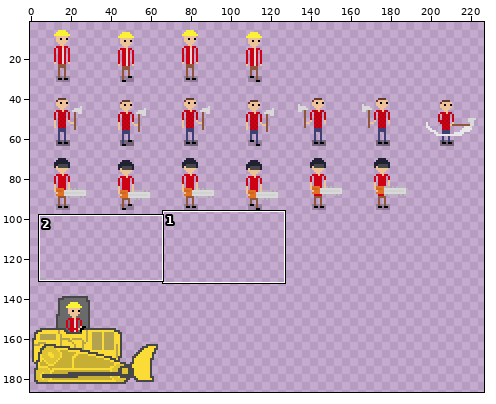
Sprite sheet, stored at assets/zlobnezi.png. Above: a wide view before the commit, with the close-up outlined.
Close-up. Earlier state:
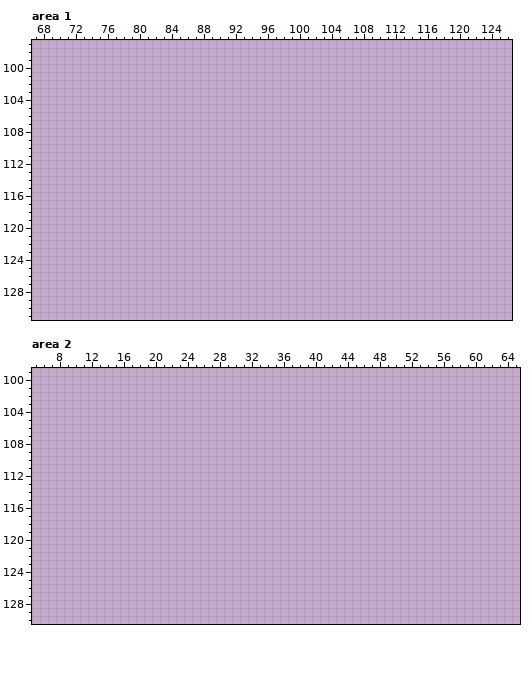
The file is 256x192 pixels. Colours within 5 levels of each other are drawn and written as one. Shown: area 1: x 67..126, y 97..131; area 2: x 5..65, y 99..130. The wide view leaves out empty margins.
And afterwards:
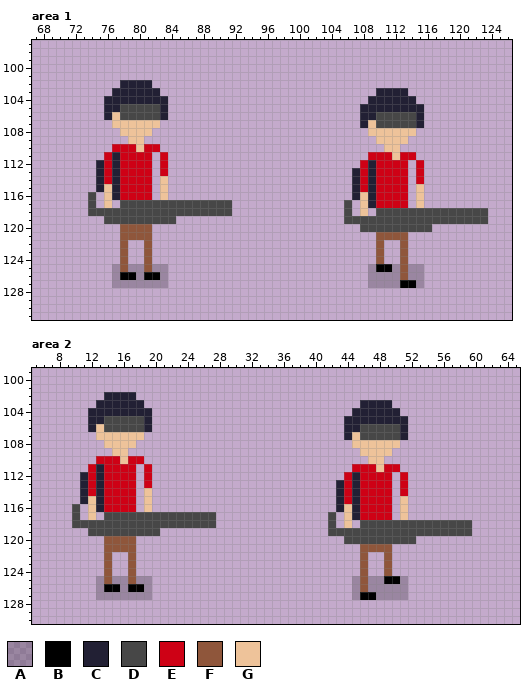
Palette (. is transparent): A #00000036  B #000000  C #222034  D #474747  E #ce0115  F #8f563b  G #eec39a
Diff:
Changed rows in their new state; - is an unchanged pixel.
Area 1:
first column x 74:
102 ----CCCC------------------------------------------
103 ---CCCCCC---------------------------CCCC----------
104 --CCCCCCCC-------------------------CCCCCC---------
105 --CCDDDDDC------------------------CCCCCCCC--------
106 --CGDDDDDC------------------------CCDDDDDC--------
107 ---GGGGGG-------------------------CGDDDDDC--------
108 ----GGGG---------------------------GGGGGG---------
109 -----GG-----------------------------GGGG----------
110 ---EEEGEE----------------------------GG-----------
111 --ECEEEE-E-------------------------EEEGEE---------
112 -CECEEEE-E------------------------ECEEEE-E--------
113 -CECEEEE-E-----------------------CECEEEE-E--------
114 -CECEEEE-G-----------------------CECEEEE-E--------
115 -CGCEEEE-G-----------------------CECEEEE-G--------
116 D-GCEEEE-G-----------------------CGCEEEE-G--------
117 D-G-DDDDDDDDDDDDDD--------------D-GCEEEE-G--------
118 DDDDDDDDDDDDDDDDDD--------------D-G-DDDDDDDDDDDDDD
119 --DDDDDDDDD---------------------DDDDDDDDDDDDDDDDDD
120 ----FFFF--------------------------DDDDDDDDD-------
121 ----FFFF----------------------------FFFF----------
122 ----F--F----------------------------F--F----------
123 ----F--F----------------------------F--F----------
124 ----F--F----------------------------F--F----------
125 ---AFAAFAA-------------------------ABBAFAA--------
126 ---ABBABBA-------------------------AAAAFAA--------
127 ---AAAAAAA-------------------------AAAABBA--------
Area 2:
first column x 10:
102 ----CCCC------------------------------------------
103 ---CCCCCC---------------------------CCCC----------
104 --CCCCCCCC-------------------------CCCCCC---------
105 --CCDDDDDC------------------------CCCCCCCC--------
106 --CGDDDDDC------------------------CCDDDDDC--------
107 ---GGGGGG-------------------------CGDDDDDC--------
108 ----GGGG---------------------------GGGGGG---------
109 -----GG-----------------------------GGGG----------
110 ---EEEGEE----------------------------GG-----------
111 --ECEEEE-E-------------------------EEEGEE---------
112 -CECEEEE-E------------------------ECEEEE-E--------
113 -CECEEEE-E-----------------------CECEEEE-E--------
114 -CECEEEE-G-----------------------CECEEEE-E--------
115 -CGCEEEE-G-----------------------CECEEEE-G--------
116 D-GCEEEE-G-----------------------CGCEEEE-G--------
117 D-G-DDDDDDDDDDDDDD--------------D-GCEEEE-G--------
118 DDDDDDDDDDDDDDDDDD--------------D-G-DDDDDDDDDDDDDD
119 --DDDDDDDDD---------------------DDDDDDDDDDDDDDDDDD
120 ----FFFF--------------------------DDDDDDDDD-------
121 ----FFFF----------------------------FFFF----------
122 ----F--F----------------------------F--F----------
123 ----F--F----------------------------F--F----------
124 ----F--F----------------------------F--F----------
125 ---AFAAFAA-------------------------AFAABBA--------
126 ---ABBABBA-------------------------AFAAAAA--------
127 ---AAAAAAA-------------------------ABBAAAA--------
Boxes around the changes in both close-ups, in picture pixels (x1, y1, x2, y2):
added: (88, 80, 232, 288)
added: (344, 88, 488, 288)
added: (72, 392, 216, 600)
added: (328, 400, 472, 600)
